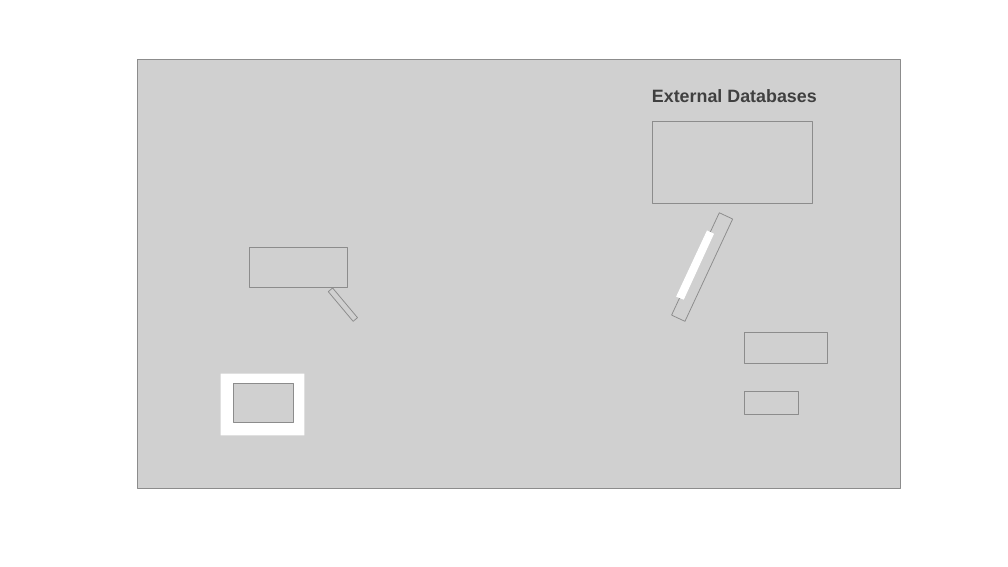
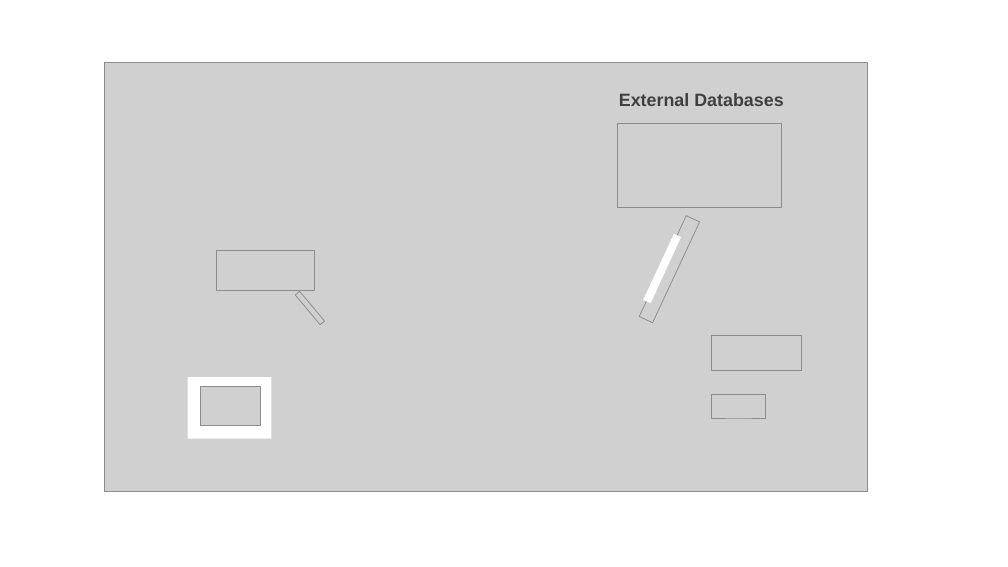
Before and after one commit to fspaolo/gfw-problem, a slide deck: slide 1 of images/gfw-figures.pptx. Drawn at 1008x567 pixels with LibreOffice and Linux fonts; fonts in the diff are those of the drawing; grey boxes stand for pictures; background and template pictures are left out. Boxes give left, top, right and bottom in pixels: in the first picture for what was removed or moved away, otherwise in the second. Text is boxed around its words. In the diff, an @@ line names an element or a change of style, - is before the commit and + after.

```diff
--- a/images/gfw-figures.pptx
+++ b/images/gfw-figures.pptx
@@ picture: place and size @@
-picture at box(652, 122, 812, 204)
+picture at box(618, 123, 781, 207)
@@ picture: place and size @@
-picture at box(671, 213, 733, 321)
+picture at box(639, 216, 700, 323)
@@ freeform shape: place and size @@
-freeform shape at box(677, 231, 714, 299)
+freeform shape at box(645, 235, 681, 303)
@@ picture added at box(712, 336, 802, 371) @@
@@ picture removed at box(745, 332, 828, 364) @@
@@ 5 pictures, 1 text, 1 rectangle: place and size @@
-5 pictures, 1 text, 1 rectangle at box(138, 60, 901, 488)
+5 pictures, 1 text, 1 rectangle at box(104, 63, 867, 492)
```
Also in this commit, not shown: 2 other files.
